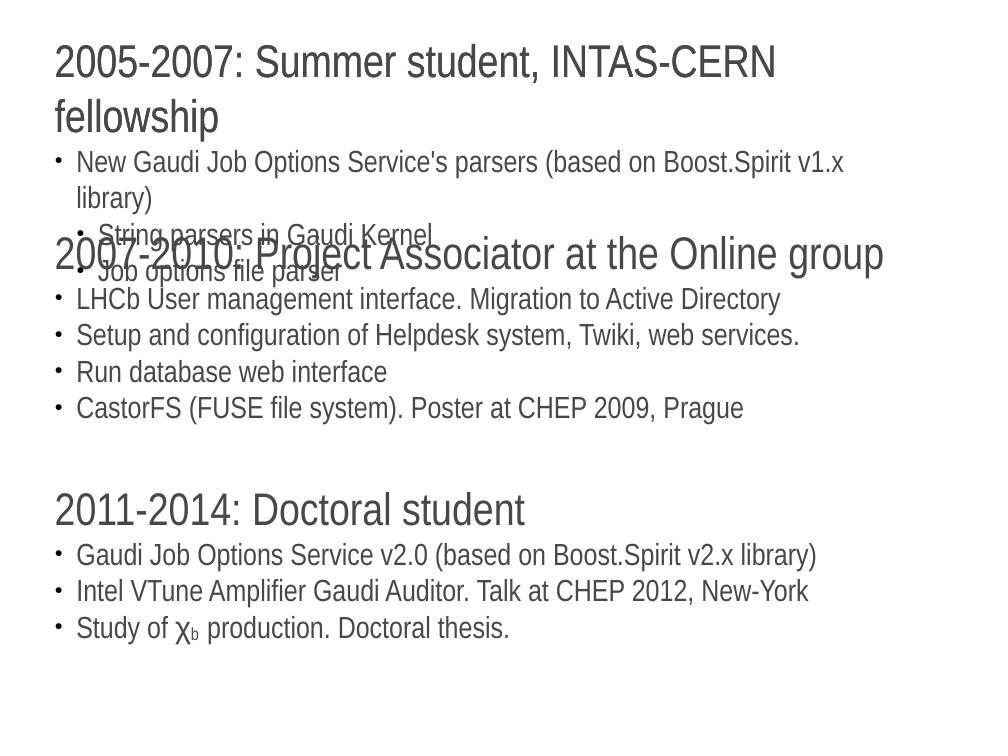
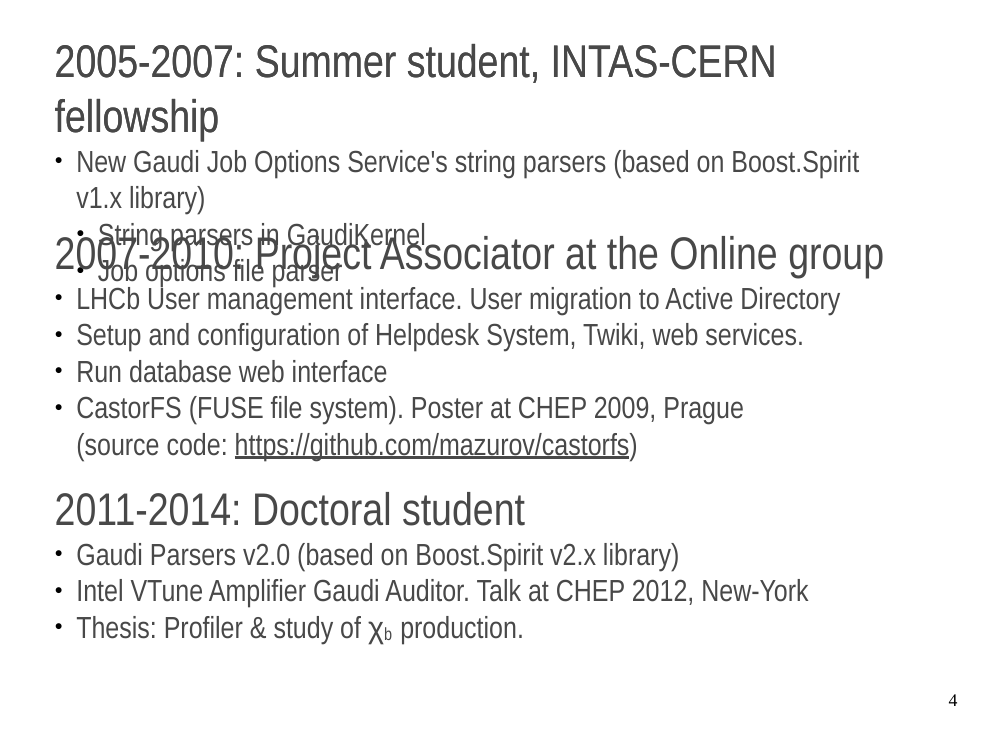
Before and after one commit to mazurov/about, a slide deck: slide 4 of about.odp. Drawn at 1008x756 pixels with LibreOffice and Linux fonts; fonts in the diff are those of the drawing. Boxes give left, top, right and bottom in pixels: in the first picture for what was removed or moved away, otherwise in the second. Text is boxed around its words. In the diff, an @@ line names an element or a change of style, - is before the commit and + after.

Commit message:
Add more slides on profiler and parsers

```diff
--- a/about.odp
+++ b/about.odp
@@ text at [76,150,859,250]: text changed @@
-● New Gaudi Job Options Service's parsers (based on Boost.Spirit v1.x library)
-  ● String parsers in Gaudi Kernel
+● New Gaudi Job Options Service's string parsers (based on Boost.Spirit v1.x library)
+  ● String parsers in GaudiKernel
@@ text at [76,284,840,351]: text changed @@
-● LHCb User management interface. Migration to Active Directory
-● Setup and configuration of Helpdesk system, Twiki, web services.
+● LHCb User management interface. User migration to Active Directory
+● Setup and configuration of Helpdesk System, Twiki, web services.
@@ text at [76,396,744,460]: text changed @@
-● CastorFS (FUSE file system). Poster at CHEP 2009, Prague
+● CastorFS (FUSE file system). Poster at CHEP 2009, Prague
+  (source code: https://github.com/mazurov/castorfs)
@@ text at [76,543,679,570]: text changed @@
-● Gaudi Job Options Service v2.0 (based on Boost.Spirit v2.x library)
+● Gaudi Parsers v2.0 (based on Boost.Spirit v2.x library)
@@ text at [76,616,524,643]: text changed @@
-● Study of χb production. Doctoral thesis.
+● Thesis: Profiler & study of χb production.
@@ page number added at [949,694,958,706], 14 pt, text #000000 @@
+4
```
Also in this commit, not shown: 2 other slides changed, 10 slides added, 1 slide removed.
